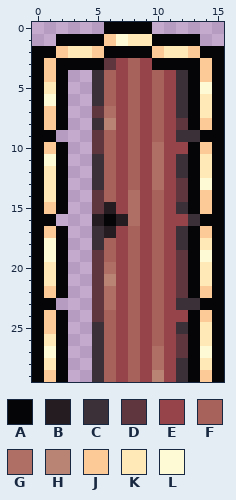
Pixel-art sprite, stored at prototipo/graphics/level/door/door_002.png. Above: the version before the commit.
The file is 48x90 pixels, drawn in blocks of 3x3; one block is one cell here.
Palette (. is transparent): A #050508  B #241c21  C #3b3037  D #5f353e  E #964449  F #a7625c  G #b06f65  H #b98474  J #fbca97  K #ffeab7  L #fffad6
Pixels before, first column x 0:
 0 ......AAAA......
 1 ..AAAAJLKKAAAA..
 2 AAJKKJAAAAJKKJAA
 3 AJAAAADEFEAAAAJA
 4 AJA..CFEFEFECAJA
 5 AKA..CFEFEFECALA
 6 ALA..CFEFEFECAKA
 7 AJA..DGEFEFECAKA
 8 AJA..CHEFEFEDAJA
 9 AA...DFEFEFECCAA
10 AJA..DFEFEGEEAJA
11 ALA..CFEFEGECAKA
12 AKA..CFEFEGECAKA
13 AKA..CFEFEGEDALA
14 AKA..DFEGEFEDAJA
15 AJA..DBEGEFECAJA
16 AA...BABGEFEECAA
17 AJA..CBEFEFECAJA
18 ALA..CFEFEFECAKA
19 ALA..DFEFEFEDALA
20 AKA..DGEFEFEDAKA
21 AKA..DHEFEFEDAKA
22 AJA..DGEFEFEDAJA
23 AA...DGEFEFECCAA
24 AJA..DFEFEFEEAJA
25 AJA..CFEFEFECAKA
26 AKA..CFEFEFEDAKA
27 ALA..CFEFEGEDALA
28 AKA..CFEFEGECAKA
29 AJA..CFEFEHECAJA
Now the later version:
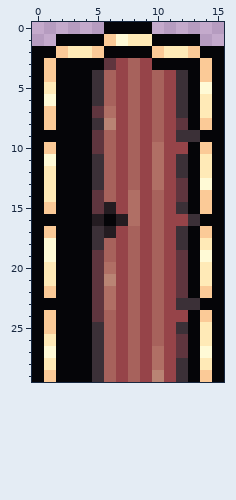
Diff:
Changed rows in their new state; - is an unchanged pixel.
first column x 2:
 4 -AA
 5 -AA
 6 -AA
 7 -AA
 8 -AA
 9 AAA
10 -AA
11 -AA
12 -AA
13 -AA
14 -AA
15 -AA
16 AAA
17 -AA
18 -AA
19 -AA
20 -AA
21 -AA
22 -AA
23 AAA
24 -AA
25 -AA
26 -AA
27 -AA
28 -AA
29 -AA
